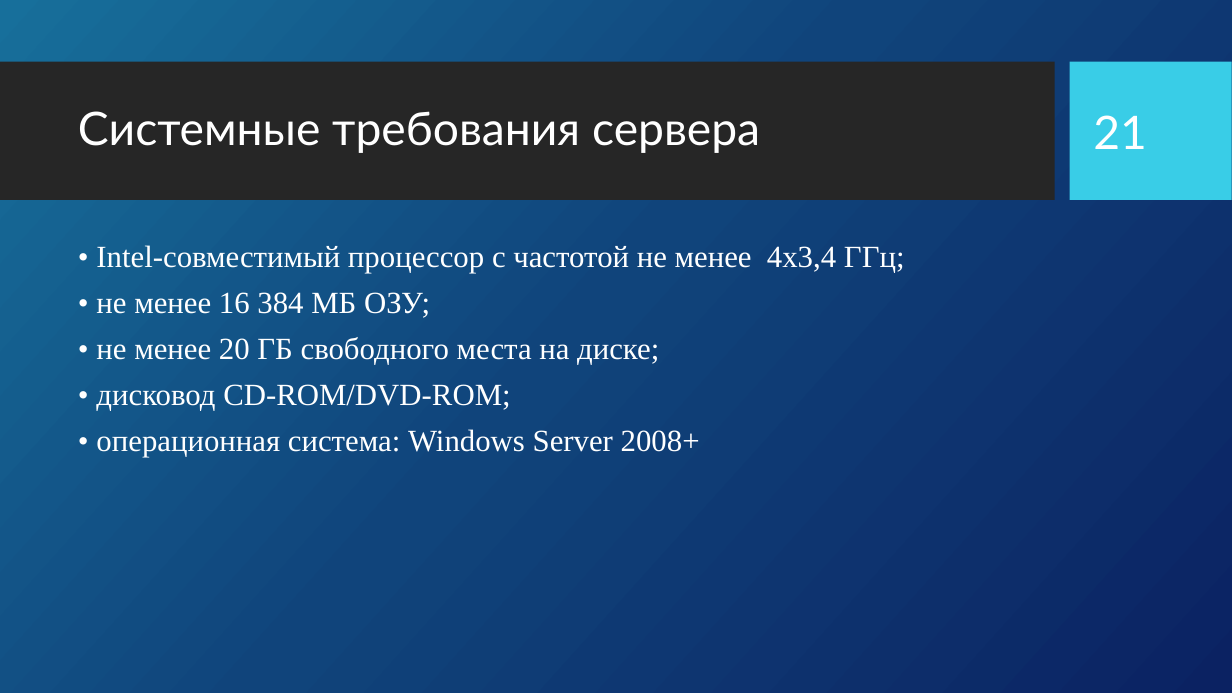
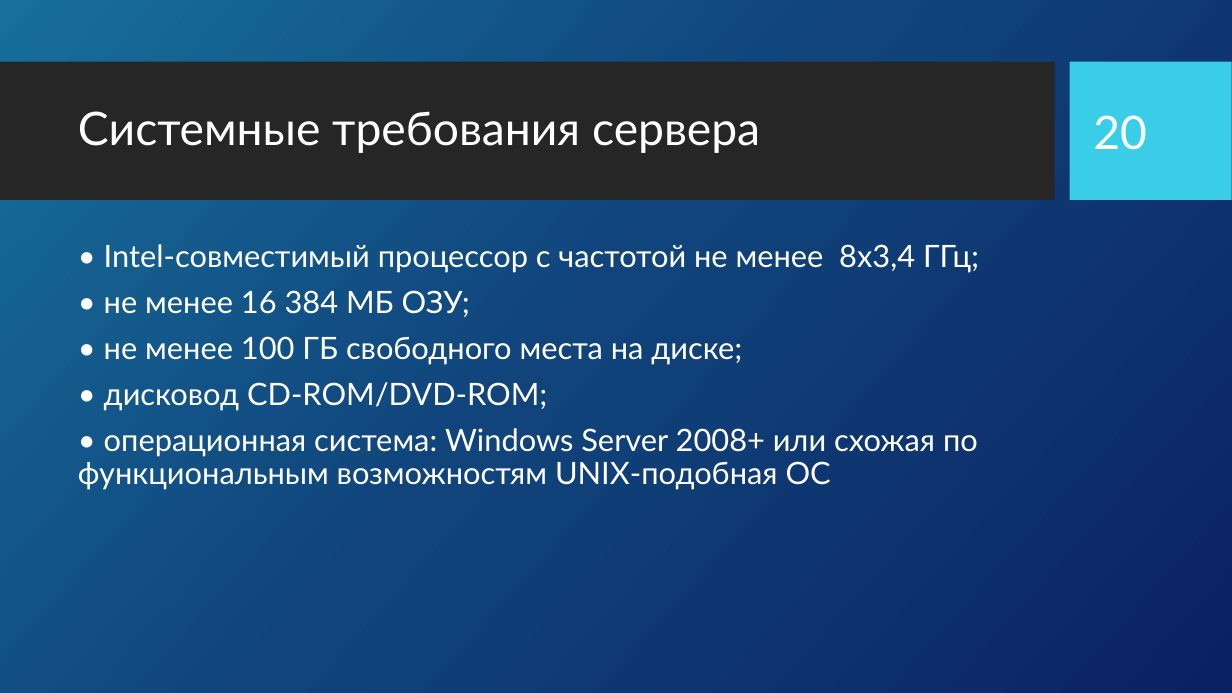
Before and after one commit to samarsky-canary/dragon, a slide deck: slide 20 of dizdocs/PreDrakon.pptx (slide 21 before the commit). Drawn at 1232x693 pixels with LibreOffice and Linux fonts; fonts in the diff are those of the drawing; background and template pictures are left out. Boxes give left, top, right and bottom in pixels: in the first picture for what was removed or moved away, otherwise in the second. Text is boxed around its words. In the diff, an @@ line names an element or a change of style, - is before the commit and + after.

```diff
--- a/dizdocs/PreDrakon.pptx
+++ b/dizdocs/PreDrakon.pptx
@@ page number at (x1=1093, y1=115, x2=1147, y2=150): text changed @@
-21
+20
@@ text at (x1=104, y1=244, x2=979, y2=273): text changed; font Times New Roman to Lato @@
-• Intel-совместимый процессор с частотой не менее 4х3,4 ГГц;
+• Intel-совместимый процессор с частотой не менее 8х3,4 ГГц;
@@ text at (x1=104, y1=290, x2=547, y2=411): font Times New Roman to Lato in "• не менее 16 384 МБ ОЗУ;", "• дисковод CD-ROM/DVD-ROM;" @@
@@ text at (x1=104, y1=336, x2=742, y2=365): text changed; font Times New Roman to Lato @@
-• не менее 20 ГБ свободного места на диске;
+• не менее 100 ГБ свободного места на диске;
@@ text at (x1=78, y1=428, x2=978, y2=490): text changed; font Times New Roman to Lato @@
-• операционная система: Windows Server 2008+
+• операционная система: Windows Server 2008+ или схожая по функциональным возможностям UNIX-подобная ОС
```
Also in this commit, not shown: 14 other slides changed, 3 slides added, 6 slides removed, 11 other files.
